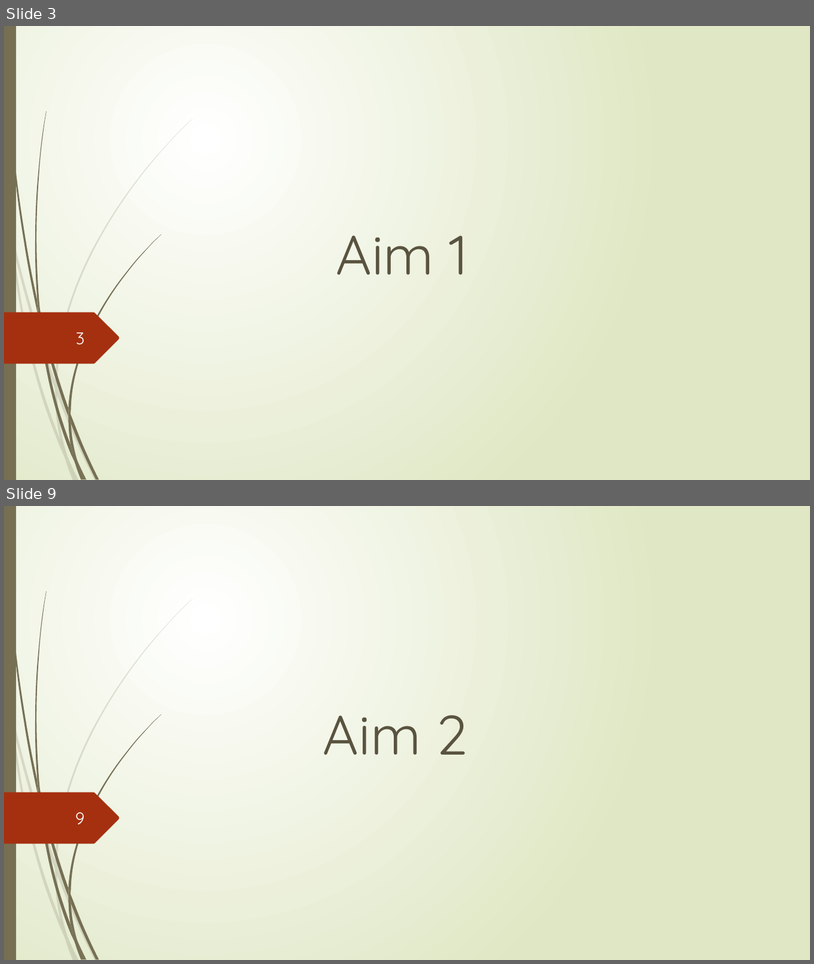
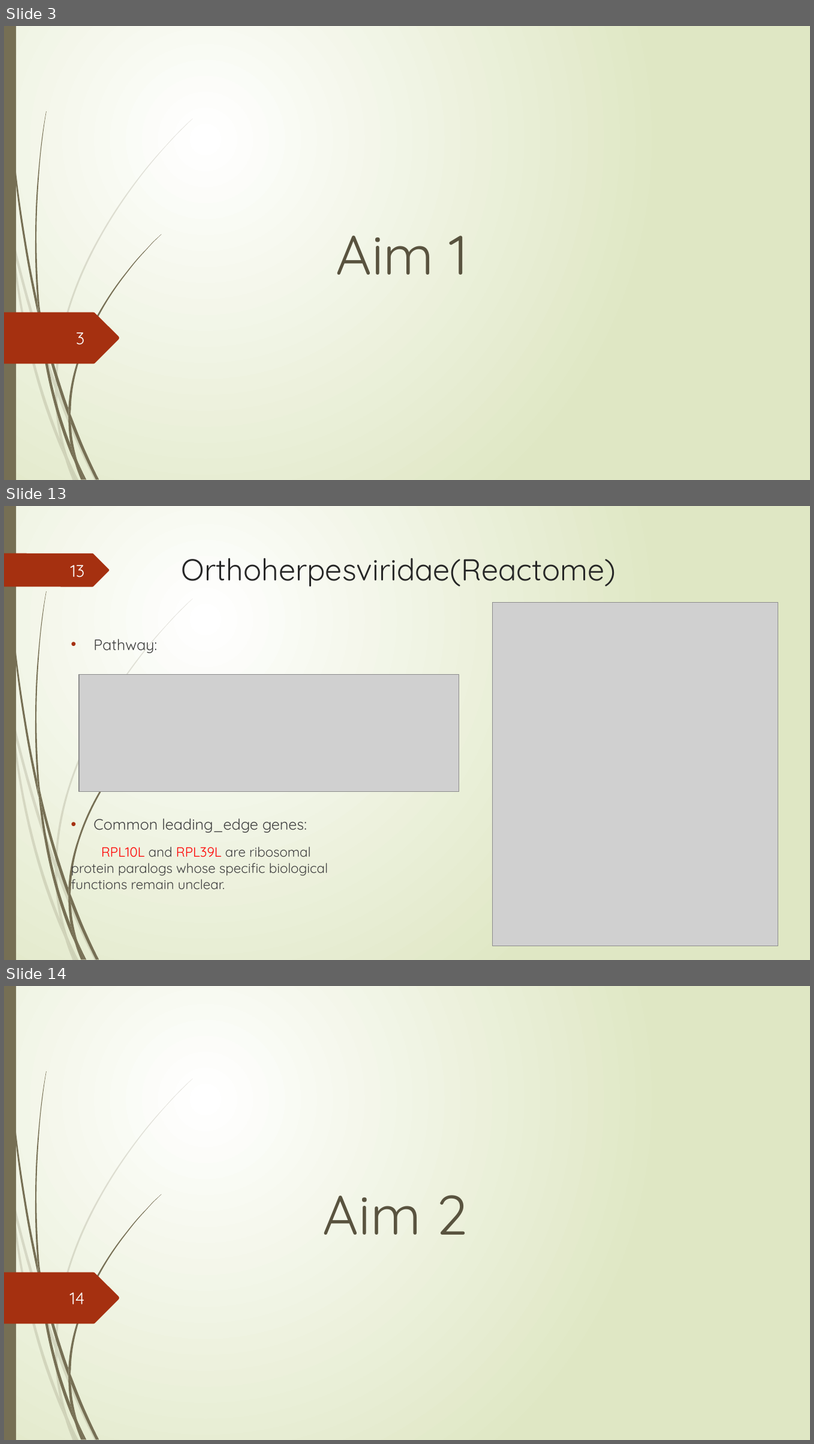
Before and after one commit to Lai-jun-yan/Academia-Sinica-internship-project, a slide deck: 暑期實習進度報告/presentation_final.pptx. Shown one above the other, each under a label of ours: slides 3 and 9 before the commit, slides 3, 13 and 14 after it; the slides between them are not shown. The pictures are 814x964 and 814x1444 pixels, drawn with LibreOffice and Linux fonts; fonts in the diff are those of the drawing; grey boxes stand for pictures. Boxes give left, top, right and bottom in pixels: in the first picture for what was removed or moved away, otherwise in the second. Text is boxed around its words. In the diff, an @@ line names an element or a change of style, - is before the commit and + after.

```diff
--- a/暑期實習進度報告/presentation_final.pptx
+++ b/暑期實習進度報告/presentation_final.pptx
@@ slide 13 added at box(4, 506, 810, 960), background gradient #FFFFFF to #DFE8C4; not listed: 23 template elements that a slide beside it also shows @@
@@ freeform shape added at box(4, 553, 109, 586), fill #A53010 @@
@@ title added at box(182, 558, 616, 586), 36 pt, text #262626 @@
+Orthoherpesviridae(Reactome)
@@ page number added at box(71, 565, 85, 577), 20 pt, text #FEFFFF @@
+13
@@ picture added at box(493, 602, 779, 946) @@
@@ text added at box(71, 639, 328, 889), 16 pt, text #404040 @@
+• Pathway:
+• Common leading_edge genes:
+RPL10L and RPL39L are ribosomal protein paralogs whose specific biological functions remain unclear.
@@ picture added at box(79, 675, 459, 792) @@
@@ what was slide 9 is now slide 14 @@
@@ page number at box(70, 1292, 85, 1304): text changed @@
-9
+14
```
Also in this commit, not shown: 5 slides changed, 18 other slides added, 3 slides removed.
